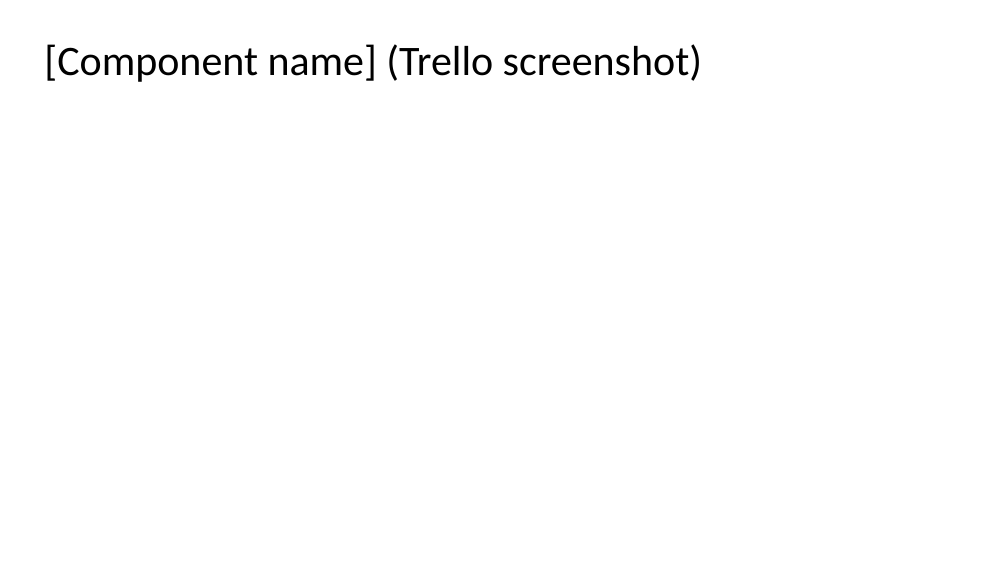
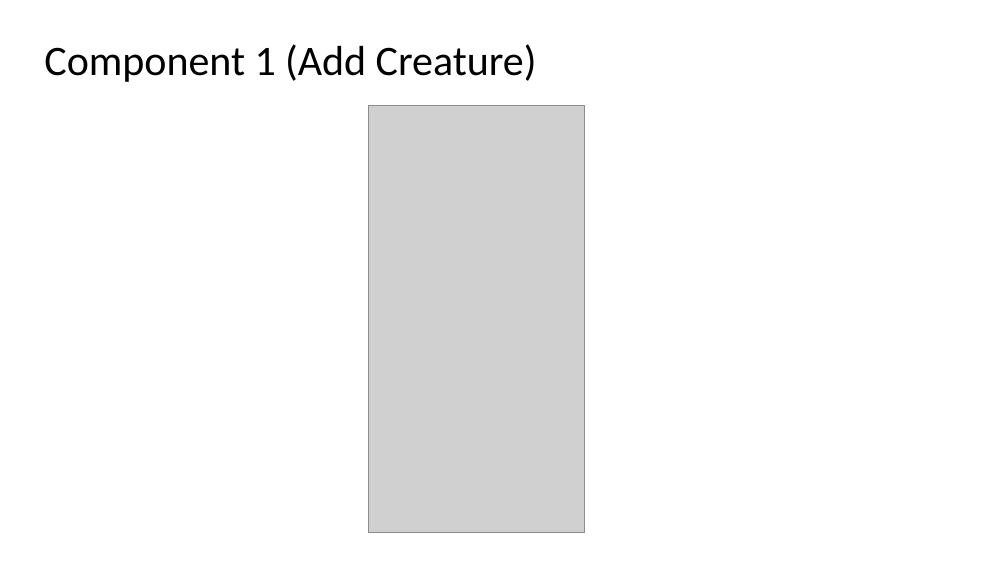
Before and after one commit to Jaxku/Assessment---Monster-Cards, a slide deck: slide 6 of 2.7 and 2.8 Documentation Template.pptx. Drawn at 1008x567 pixels with LibreOffice and Linux fonts; fonts in the diff are those of the drawing; grey boxes stand for pictures. Boxes give left, top, right and bottom in pixels: in the first picture for what was removed or moved away, otherwise in the second. Text is boxed around its words. In the diff, an @@ line names an element or a change of style, - is before the commit and + after.

```diff
--- a/2.7 and 2.8 Documentation Template.pptx
+++ b/2.7 and 2.8 Documentation Template.pptx
@@ title at [44,44,537,82]: text changed @@
-[Component name] (Trello screenshot)
+Component 1 (Add Creature)
@@ picture added at [368,105,585,532] @@
```
Also in this commit, not shown: 2 other slides changed, 2 other files.
